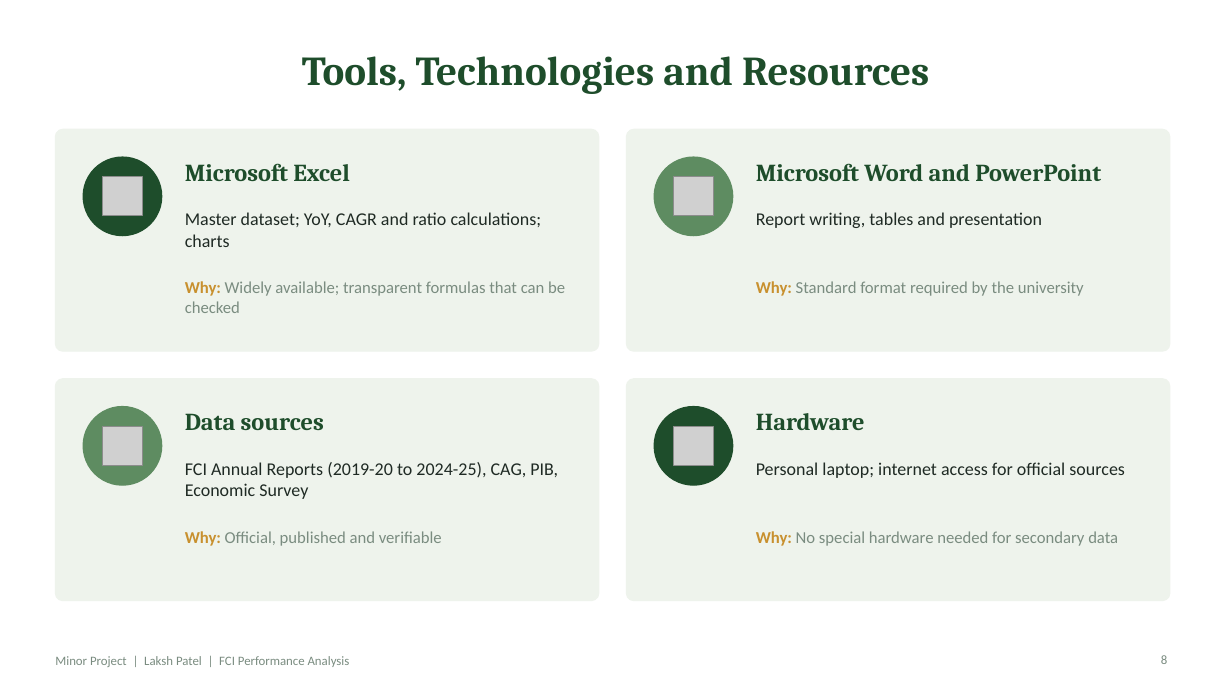
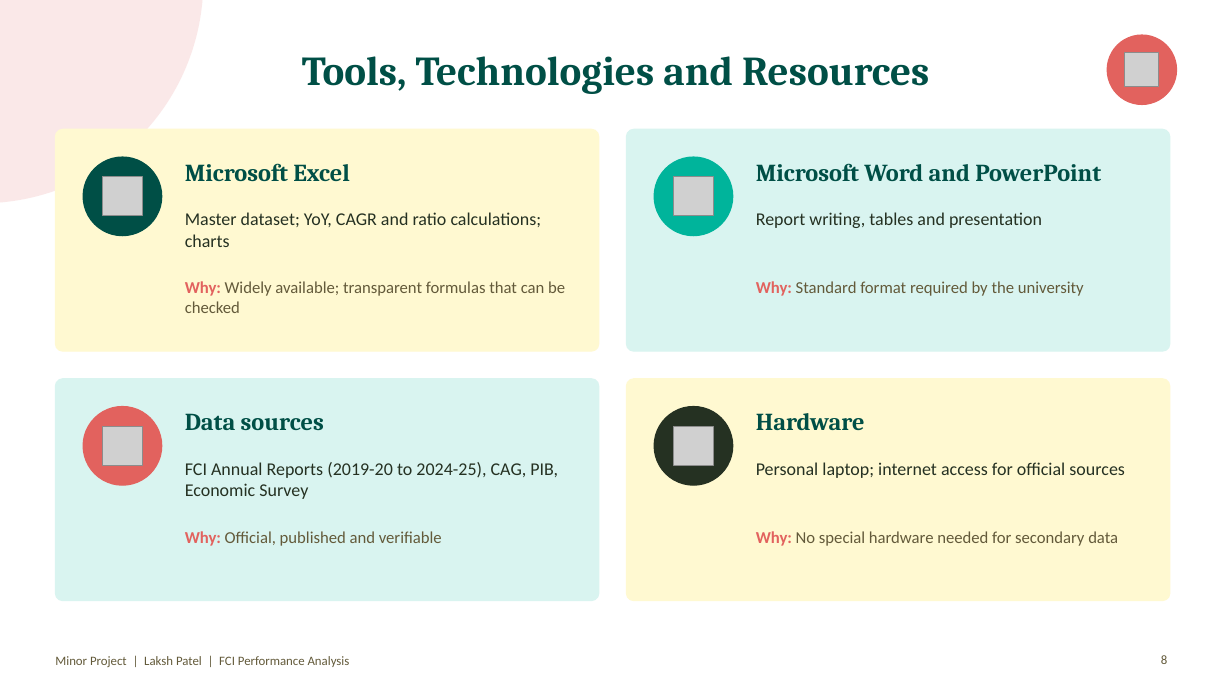
Before and after one commit to Luxp-byte/Claude, a slide deck: slide 8 of minor-project/FCI_Minor_Project_Presentation.pptx. Drawn at 1232x693 pixels with LibreOffice and Linux fonts; fonts in the diff are those of the drawing; grey boxes stand for pictures. Boxes give left, top, right and bottom in pixels: in the first picture for what was removed or moved away, otherwise in the second. Text is boxed around its words. In the diff, an @@ line names an element or a change of style, - is before the commit and + after.

```diff
--- a/minor-project/FCI_Minor_Project_Presentation.pptx
+++ b/minor-project/FCI_Minor_Project_Presentation.pptx
@@ ellipse added at [0, 0, 203, 203], fill #E2625E at 14% opacity @@
@@ ellipse added at [1107, 35, 1177, 104], fill #E2625E, outline #E2625E 1 pt @@
@@ picture added at [1125, 53, 1159, 87] @@
@@ rounded rectangle at [55, 129, 599, 351]: fill #EEF3EC to #FFF9D1; outline #EEF3EC 1 pt to #FFF9D1 1 pt @@
@@ rounded rectangle at [627, 129, 1170, 351]: fill #EEF3EC to #D9F4F0; outline #EEF3EC 1 pt to #D9F4F0 1 pt @@
@@ ellipse at [83, 157, 162, 236]: fill #1E4D2B to #004F46; outline #1E4D2B 1 pt to #004F46 1 pt @@
@@ ellipse at [654, 157, 733, 236]: fill #5E8C61 to #00B49B; outline #5E8C61 1 pt to #00B49B 1 pt @@
@@ rounded rectangle at [55, 379, 599, 601]: fill #EEF3EC to #D9F4F0; outline #EEF3EC 1 pt to #D9F4F0 1 pt @@
@@ rounded rectangle at [627, 379, 1170, 601]: fill #EEF3EC to #FFF9D1; outline #EEF3EC 1 pt to #FFF9D1 1 pt @@
@@ ellipse at [83, 407, 162, 485]: fill #5E8C61 to #E2625E; outline #5E8C61 1 pt to #E2625E 1 pt @@
@@ ellipse at [654, 407, 733, 485]: fill #1E4D2B to #253122; outline #1E4D2B 1 pt to #253122 1 pt @@
@@ text colour #1E4D2B to #004F46 in 5 elements at [302, 56, 929, 94], [185, 163, 350, 182], [756, 163, 1101, 181], [185, 413, 324, 430], [756, 413, 865, 430] @@
@@ text colour #1F2A24 to #253122 in 4 elements at [185, 212, 542, 247], [756, 212, 1042, 228], [185, 462, 558, 499], [756, 462, 1125, 478] @@
@@ text "Why: Official, published and verifiable" at [185, 531, 442, 546]: text colour #C8902E to #E2625E in "Why:"; text colour #7A8C80 to #635A3A in "Official, published and verifiable" @@
@@ text colour #C8902E to #E2625E in "Why:"; text colour #7A8C80 to #635A3A in 3 elements at [185, 281, 565, 313], [756, 281, 1084, 296], [756, 531, 1118, 546] @@
@@ text "Minor Project | Laksh Patel ..." at [55, 656, 350, 667]: text colour #7A8C80 to #635A3A @@
@@ page number at [1161, 655, 1167, 664]: text colour #7A8C80 to #635A3A @@
```
Also in this commit, not shown: 12 other slides changed.
